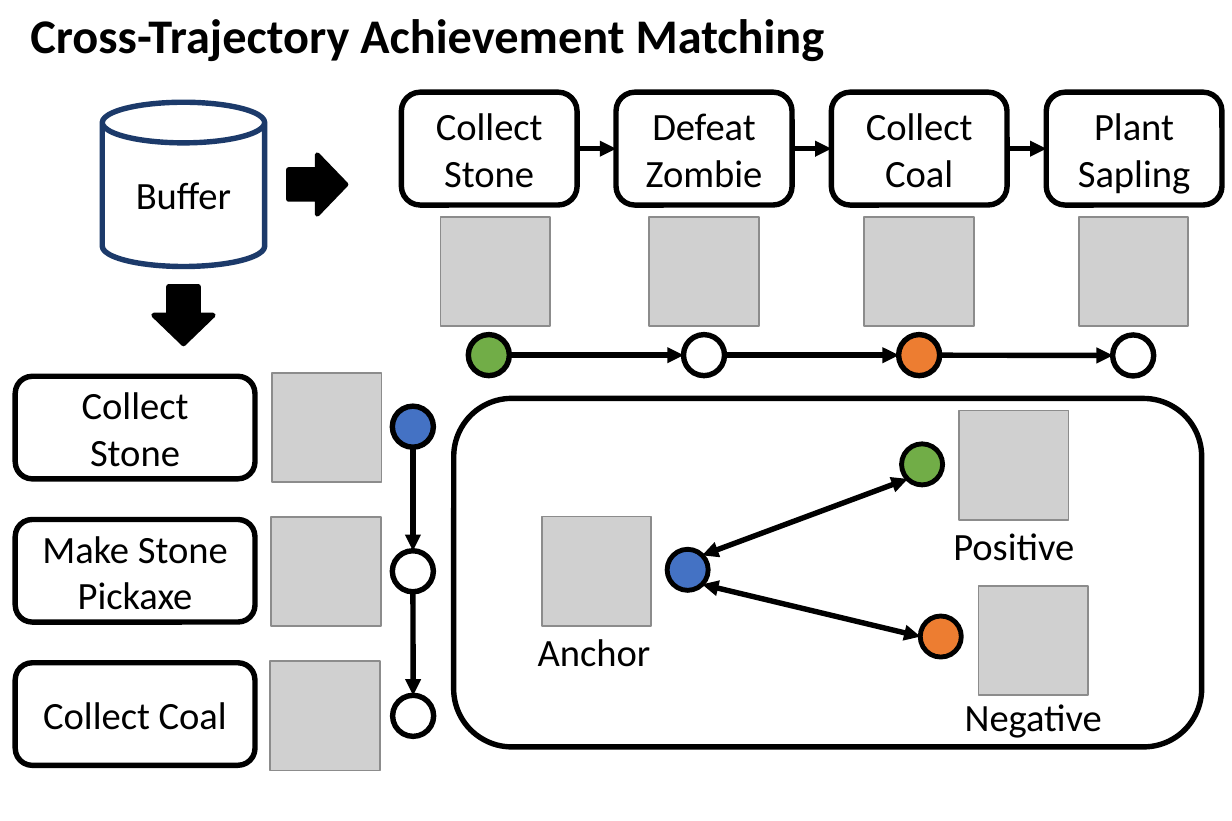
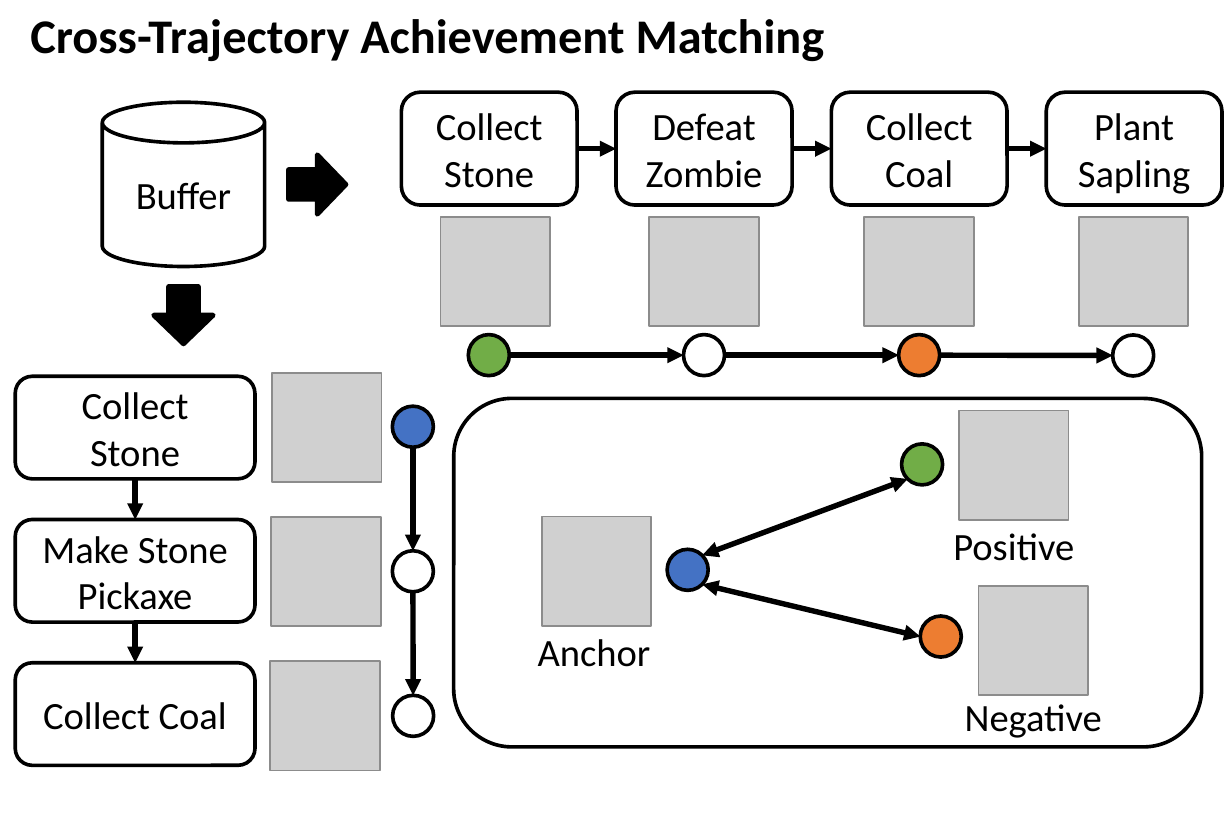
Before and after one commit to symoon11/symoon11.github.io, a slide deck: slide 10 of images/moon23neurips.pptx. Drawn at 1232x821 pixels with LibreOffice and Linux fonts; fonts in the diff are those of the drawing; grey boxes stand for pictures. Boxes give left, top, right and bottom in pixels: in the first picture for what was removed or moved away, otherwise in the second. Text is boxed around its words. In the diff, an @@ line names an element or a change of style, - is before the commit and + after.

```diff
--- a/images/moon23neurips.pptx
+++ b/images/moon23neurips.pptx
@@ cylinder "Buffer" at <box>103,103,264,266</box>: outline #1D3A6B 2.25 pt to #000000 1.5 pt @@
@@ rounded rectangle "Collect Stone" at <box>16,377,255,480</box>: outline #000000 2.25 pt to #000000 1.5 pt @@
@@ arrow added from (136, 480) to (136, 520), #000000 2.25 pt @@
@@ arrow added from (136, 622) to (136, 662), #000000 2.25 pt @@
```
Also in this commit, not shown: 10 other slides changed, 5 other files.
